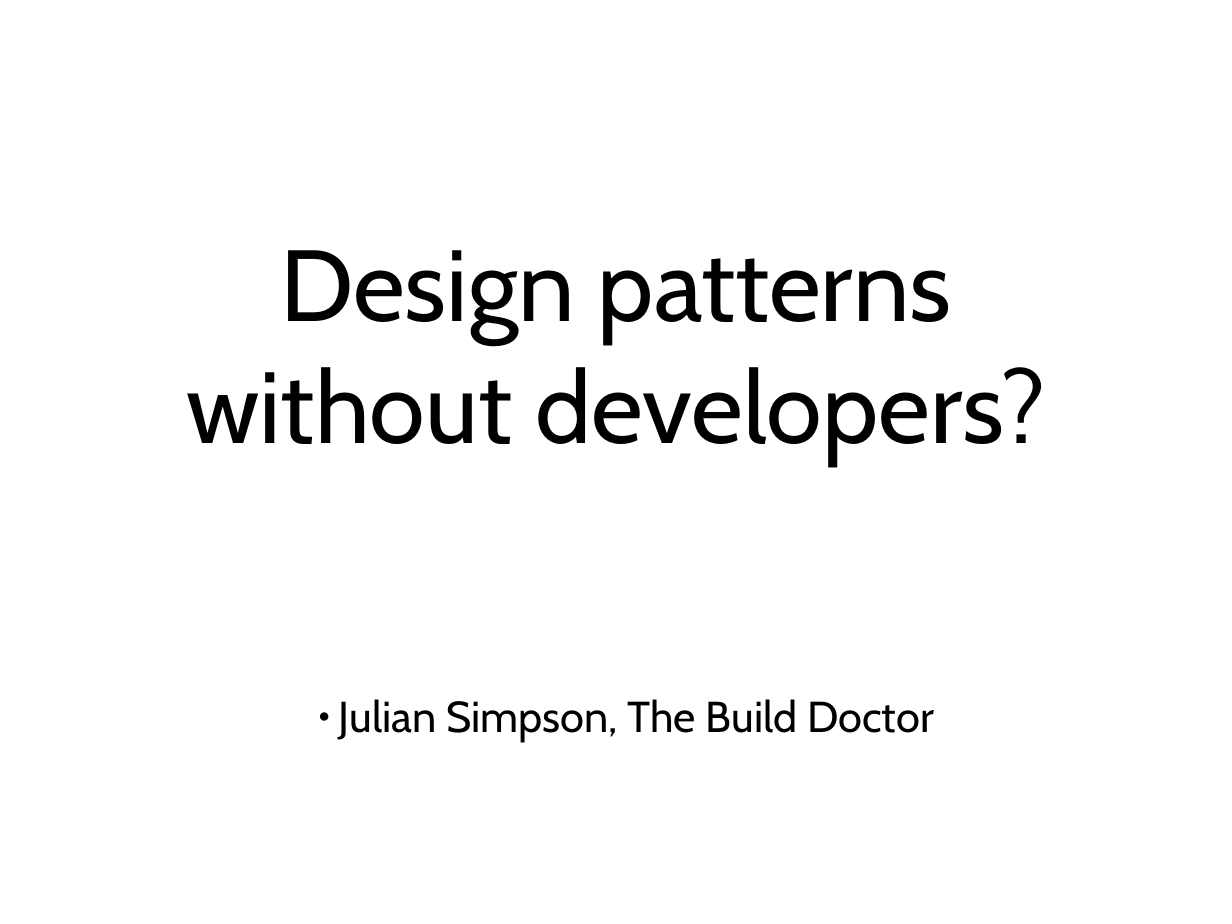
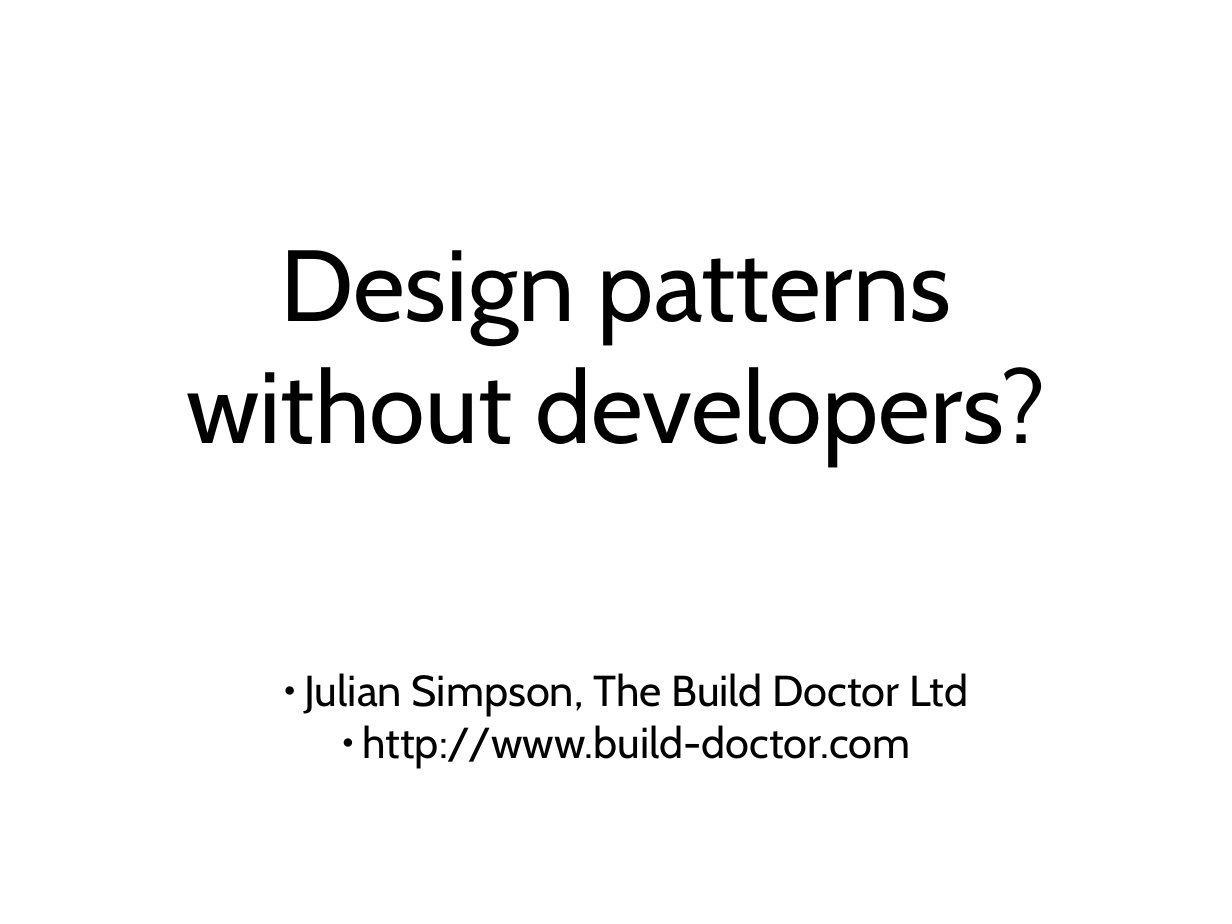
Before and after one commit to simpsonjulian/his-spa-materials, a slide deck: slide 1 of Presentation.odp. Drawn at 1232x924 pixels with LibreOffice and Linux fonts; fonts in the diff are those of the drawing. Boxes give left, top, right and bottom in pixels: in the first picture for what was removed or moved away, otherwise in the second. Text is boxed around its words. In the diff, an @@ line names an element or a change of style, - is before the commit and + after.

```diff
--- a/Presentation.odp
+++ b/Presentation.odp
@@ subtitle at bbox=[304, 673, 968, 769]: text changed @@
-  ● Julian Simpson, The Build Doctor
+  ● Julian Simpson, The Build Doctor Ltd
+  ● http://www.build-doctor.com
```
Also in this commit, not shown: 7 other slides changed, 3 slides added, 1 slide removed, 1 other file.
